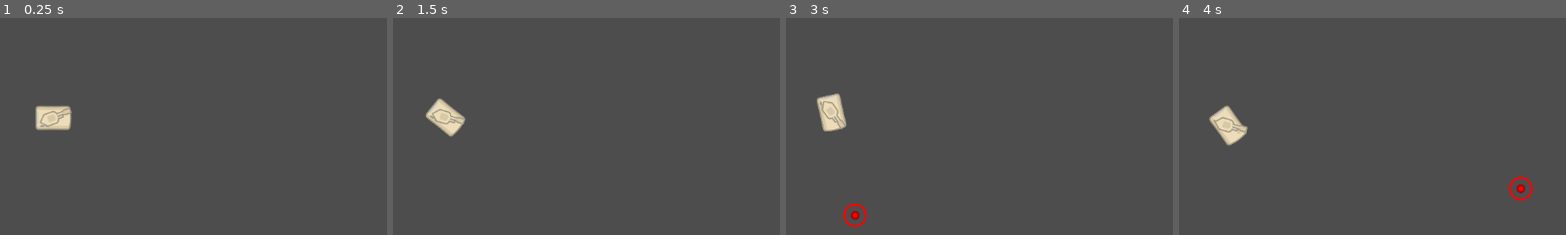
Above: before the commit, frames 1-4 (left to right).
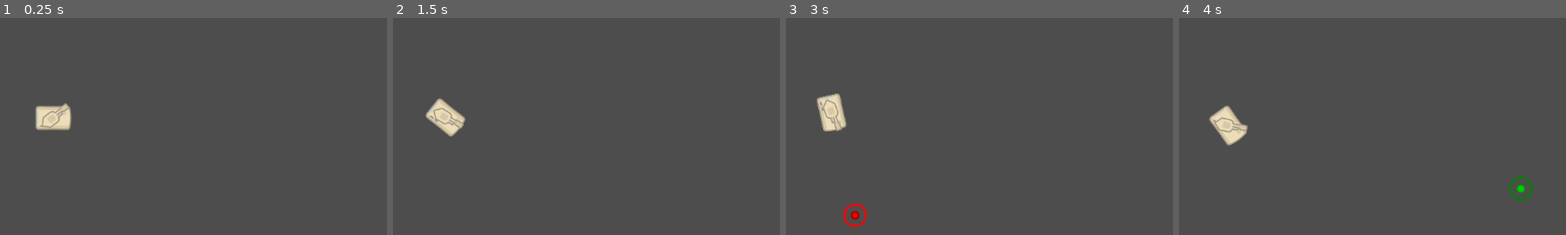
Above: after the commit, the same moments.

Repository: DStow/GodotTankGame
Game: Godot game, scene res://scenes/main.tscn
Two runs of this game, one before a commit and one after it. Both use one fixed random seed, a clock stepped at 60 frames per second and the inputs below. Before the commit the project starts from res://main.tscn.
Inputs (mouse positions are % of the whole screen's width and height, from its top left):
- Up to frame 1 (0.25 s): no input
- Up to frame 2 (1.5 s): move the mouse to (72, 45) at 0.52 s; hold D (turn_right) 0.53-1.28 s; click (72, 45) at 0.67 s; move the mouse to (30, 55) at 1.27 s; hold S (drive_reverse) from 1.28 s (still down); click (30, 55) at 1.42 s
- Up to frame 3 (3 s): move the mouse to (60, 28) at 2.02 s; release S (drive_reverse) at 2.03 s; hold D (turn_right) 2.03-2.78 s; click (60, 28) at 2.17 s; move the mouse to (45, 70) at 2.77 s; hold W (drive_forward) from 2.78 s (still down); click (45, 70) at 2.92 s
- Up to frame 4 (4 s): move the mouse to (80, 65) at 3.52 s; release W (drive_forward) at 3.53 s; hold A (turn_left) from 3.53 s (still down); click (80, 65) at 3.67 s
The pictures show only the part of the screen within x 36-86%, y 25-75%; the shares and areas given below are measured in that part.

The runs differ from the first frame. In frame 1, 0.2% of the frame differs, in the area x 10-19%, y 39-51%; in frame 2, 0.2%; in frame 3, 0.2%; in frame 4, 0.4%, in the area x 9-92%, y 45-85%.

Commit message:
Refactor

Diff:
--- a/MouseReticle.tscn
+++ /dev/null
@@ -1,11 +0,0 @@
-[gd_scene load_steps=3 format=3 uid="uid://cvmlf7jp72ixd"]
-
-[ext_resource type="Script" uid="uid://c8101yrchc1kl" path="res://mouse_reticle.gd" id="1_8havj"]
-[ext_resource type="Texture2D" uid="uid://em8lx2y17w78" path="res://towerDefense_tile273.png" id="1_wp7bx"]
-
-[node name="MouseReticle" type="Node2D"]
-script = ExtResource("1_8havj")
-
-[node name="CursorSprite" type="Sprite2D" parent="."]
-scale = Vector2(0.8, 0.8)
-texture = ExtResource("1_wp7bx")
--- a/main.tscn
+++ /dev/null
@@ -1,11 +0,0 @@
-[gd_scene load_steps=3 format=3 uid="uid://dufuj4ifrn7gt"]
-
-[ext_resource type="Script" uid="uid://dyj2ukuxx1pwi" path="res://main.gd" id="1_0xm2m"]
-[ext_resource type="PackedScene" uid="uid://ct1i8csypenl7" path="res://tank.tscn" id="1_ig7tw"]
-
-[node name="Main" type="Node2D"]
-position = Vector2(494, 309)
-scale = Vector2(0.5, 0.5)
-script = ExtResource("1_0xm2m")
-
-[node name="Tank" parent="." instance=ExtResource("1_ig7tw")]
--- a/project.godot
+++ b/project.godot
@@ -8,16 +8,20 @@
 
 config_version=5
 
+[animation]
+
+compatibility/default_parent_skeleton_in_mesh_instance_3d=true
+
 [application]
 
 config/name="TankAimer"
 run/main_scene="uid://dufuj4ifrn7gt"
-config/features=PackedStringArray("4.5", "Forward Plus")
+config/features=PackedStringArray("4.6", "Forward Plus")
 config/icon="res://icon.svg"
 
 [autoload]
 
-ProjectileManager="*res://projectile_manager.gd"
+ProjectileManager="*res://scripts/projectile_manager.gd"
 
 [input]
 
--- a/projectile.tscn
+++ /dev/null
@@ -1,11 +0,0 @@
-[gd_scene load_steps=3 format=3 uid="uid://djac4ru4lcibf"]
-
-[ext_resource type="Texture2D" uid="uid://ceor02gxx1sy" path="res://towerDefense_tile272.png" id="1_a85iw"]
-[ext_resource type="Script" uid="uid://dqiaagmajkq3i" path="res://projectile.gd" id="1_qxf0c"]
-
-[node name="Projectile" type="Node2D"]
-script = ExtResource("1_qxf0c")
-
-[node name="Sprite2D" type="Sprite2D" parent="."]
-scale = Vector2(0.15, 0.15)
-texture = ExtResource("1_a85iw")
--- /dev/null
+++ b/scenes/MouseReticle.tscn
@@ -0,0 +1,11 @@
+[gd_scene format=3 uid="uid://cvmlf7jp72ixd"]
+
+[ext_resource type="Script" uid="uid://c8101yrchc1kl" path="res://scripts/mouse_reticle.gd" id="1_8havj"]
+[ext_resource type="Texture2D" uid="uid://em8lx2y17w78" path="res://assets/towerDefense_tile273.png" id="1_wp7bx"]
+
+[node name="MouseReticle" type="Node2D"]
+script = ExtResource("1_8havj")
+
+[node name="CursorSprite" type="Sprite2D" parent="."]
+scale = Vector2(0.8, 0.8)
+texture = ExtResource("1_wp7bx")
--- /dev/null
+++ b/scenes/main.tscn
@@ -0,0 +1,11 @@
+[gd_scene format=3 uid="uid://dufuj4ifrn7gt"]
+
+[ext_resource type="Script" uid="uid://dyj2ukuxx1pwi" path="res://scripts/main.gd" id="1_0xm2m"]
+[ext_resource type="PackedScene" uid="uid://ct1i8csypenl7" path="res://scenes/tank.tscn" id="1_ig7tw"]
+
+[node name="Main" type="Node2D" unique_id=2106313151]
+position = Vector2(494, 309)
+scale = Vector2(0.5, 0.5)
+script = ExtResource("1_0xm2m")
+
+[node name="Tank" parent="." unique_id=109914610 instance=ExtResource("1_ig7tw")]
--- /dev/null
+++ b/scenes/projectile.tscn
@@ -0,0 +1,11 @@
+[gd_scene format=3 uid="uid://djac4ru4lcibf"]
+
+[ext_resource type="Texture2D" uid="uid://ceor02gxx1sy" path="res://assets/towerDefense_tile272.png" id="1_a85iw"]
+[ext_resource type="Script" uid="uid://dqiaagmajkq3i" path="res://scripts/projectile.gd" id="1_qxf0c"]
+
+[node name="Projectile" type="Node2D"]
+script = ExtResource("1_qxf0c")
+
+[node name="Sprite2D" type="Sprite2D" parent="."]
+scale = Vector2(0.15, 0.15)
+texture = ExtResource("1_a85iw")
--- /dev/null
+++ b/scenes/tank.tscn
@@ -0,0 +1,51 @@
+[gd_scene format=3 uid="uid://ct1i8csypenl7"]
+
+[ext_resource type="Texture2D" uid="uid://befhh1dsdev5u" path="res://assets/towerDefense_tile269.png" id="1_1ealj"]
+[ext_resource type="Script" uid="uid://c1umiout1fwac" path="res://scripts/tank.gd" id="1_a62es"]
+[ext_resource type="Texture2D" uid="uid://clk82h7x5biwf" path="res://assets/towerDefense_tile292.png" id="2_a62es"]
+[ext_resource type="PackedScene" uid="uid://cvmlf7jp72ixd" path="res://scenes/MouseReticle.tscn" id="5_i433e"]
+[ext_resource type="Texture2D" uid="uid://b1nau22aapg66" path="res://assets/aimingLine.png" id="5_lk6ub"]
+[ext_resource type="Script" uid="uid://po85y1opaqrj" path="res://scripts/reload_component.gd" id="6_i433e"]
+
+[sub_resource type="LabelSettings" id="LabelSettings_lk6ub"]
+font_size = 18
+font_color = Color(0.93006504, 0, 0.14252338, 1)
+
+[node name="Tank" type="Node2D" unique_id=1888823490]
+script = ExtResource("1_a62es")
+
+[node name="Body" type="Sprite2D" parent="." unique_id=1462713210]
+texture = ExtResource("1_1ealj")
+
+[node name="Turret" type="Sprite2D" parent="." unique_id=1535268289]
+texture = ExtResource("2_a62es")
+
+[node name="Laser" type="Sprite2D" parent="Turret" unique_id=1847902047]
+visible = false
+position = Vector2(2528, 5)
+rotation = 0.00029696152
+texture = ExtResource("5_lk6ub")
+
+[node name="ProjectileSpawnPosition" type="Marker2D" parent="Turret" unique_id=1135883513]
+position = Vector2(58, -4)
+
+[node name="LaserSpawnPosition" type="Marker2D" parent="Turret" unique_id=798096740]
+position = Vector2(28, 4)
+
+[node name="CanvasLayer" type="CanvasLayer" parent="." unique_id=2026076604]
+
+[node name="TimeToTarget" type="Label" parent="CanvasLayer" unique_id=170718463]
+offset_left = -24.0
+offset_top = 14.0
+offset_right = 52.0
+offset_bottom = 69.0
+text = "1.1s"
+label_settings = SubResource("LabelSettings_lk6ub")
+
+[node name="MouseReticle" parent="." unique_id=2028429335 node_paths=PackedStringArray("reload_component") instance=ExtResource("5_i433e")]
+reload_component = NodePath("../ReloadComponent")
+
+[node name="ReloadComponent" type="Node" parent="." unique_id=228194387]
+script = ExtResource("6_i433e")
+reload_time = 0.6
+metadata/_custom_type_script = "uid://po85y1opaqrj"
--- a/mouse_reticle.gd
+++ b/scripts/mouse_reticle.gd
@@ -5,15 +5,12 @@
 @export var reload_component: ReloadComponent
 @onready var cursor_sprite: Sprite2D = $CursorSprite
 
-var _reload_progress: float = 1.0 # 1 is fully loaded
 var _looking_at_target
 
-# Called when the node enters the scene tree for the first time.
 func _ready() -> void:
 	pass # Replace with function body.
 
 
-# Called every frame. 'delta' is the elapsed time since the previous frame.
 func _process(delta: float) -> void:
 	rotation = -get_parent().global_rotation
 
@@ -29,21 +26,17 @@
 
 
 func _draw() -> void:
+	var radius: float = 32.0
+	var thickness: float = 6.0
+	var segments: int = 64
 
-	var radius = 32.0
-	var thickness = 6.0
-	var segments = 64
-
-	# Background arc (dark, full circle)
 	draw_arc(Vector2.ZERO, radius, 0, TAU, segments, Color(0, 0, 0, 0.4), thickness)
 
 	if !reload_component.is_reloading():
-		var color = Color.WEB_GREEN
+		var color: Color = Color.WEB_GREEN
 		if !_looking_at_target: color = Color.RED
 		draw_arc(Vector2.ZERO, radius, 0, TAU, segments, color, thickness)
 	else:
-		# Foreground arc (bright, shows progress)
-		# Start from top (-PI/2) and sweep clockwise
-		var start_angle = -PI / 2
-		var end_angle = start_angle + (TAU * reload_component.reload_progress())
+		var start_angle: float = -PI / 2
+		var end_angle: float = start_angle + (TAU * reload_component.reload_progress())
 		draw_arc(Vector2.ZERO, radius, start_angle, end_angle, segments, Color.RED, thickness)
--- a/reload_component.gd
+++ b/scripts/reload_component.gd
@@ -27,5 +27,4 @@
 func reload_progress() -> float:
 	var left = reload_time - _remaining_reload_time
 	var result = (left / reload_time)
-	print(result)
 	return result
--- a/tank.gd
+++ b/scripts/tank.gd
@@ -1,7 +1,7 @@
 extends Node2D
 
 @export var turn_speed: float = 0.9
-@export var turret_rotation_speed: float = 1.4
+@export var turret_rotation_speed: float = 2.6
 
 var forward_velocity = 0
 var acceleration = 100
--- a/tank.tscn
+++ /dev/null
@@ -1,51 +0,0 @@
-[gd_scene load_steps=8 format=3 uid="uid://ct1i8csypenl7"]
-
-[ext_resource type="Texture2D" uid="uid://befhh1dsdev5u" path="res://towerDefense_tile269.png" id="1_1ealj"]
-[ext_resource type="Script" uid="uid://c1umiout1fwac" path="res://tank.gd" id="1_a62es"]
-[ext_resource type="Texture2D" uid="uid://clk82h7x5biwf" path="res://towerDefense_tile292.png" id="2_a62es"]
-[ext_resource type="PackedScene" uid="uid://cvmlf7jp72ixd" path="res://MouseReticle.tscn" id="5_i433e"]
-[ext_resource type="Texture2D" uid="uid://b1nau22aapg66" path="res://aimingLine.png" id="5_lk6ub"]
-[ext_resource type="Script" uid="uid://po85y1opaqrj" path="res://reload_component.gd" id="6_i433e"]
-
-[sub_resource type="LabelSettings" id="LabelSettings_lk6ub"]
-font_size = 18
-font_color = Color(0.93006504, 0, 0.14252338, 1)
-
-[node name="Tank" type="Node2D"]
-script = ExtResource("1_a62es")
-
-[node name="Body" type="Sprite2D" parent="."]
-texture = ExtResource("1_1ealj")
-
-[node name="Turret" type="Sprite2D" parent="."]
-texture = ExtResource("2_a62es")
-
-[node name="Laser" type="Sprite2D" parent="Turret"]
-visible = false
-position = Vector2(2528, 5)
-rotation = 0.00029696152
-texture = ExtResource("5_lk6ub")
-
-[node name="ProjectileSpawnPosition" type="Marker2D" parent="Turret"]
-position = Vector2(58, -4)
-
-[node name="LaserSpawnPosition" type="Marker2D" parent="Turret"]
-position = Vector2(28, 4)
-
-[node name="CanvasLayer" type="CanvasLayer" parent="."]
-
-[node name="TimeToTarget" type="Label" parent="CanvasLayer"]
-offset_left = -24.0
-offset_top = 14.0
-offset_right = 52.0
-offset_bottom = 69.0
-text = "1.1s"
-label_settings = SubResource("LabelSettings_lk6ub")
-
-[node name="MouseReticle" parent="." node_paths=PackedStringArray("reload_component") instance=ExtResource("5_i433e")]
-reload_component = NodePath("../ReloadComponent")
-
-[node name="ReloadComponent" type="Node" parent="."]
-script = ExtResource("6_i433e")
-reload_time = 0.6
-metadata/_custom_type_script = "uid://po85y1opaqrj"
Renamed: aimingLine.png -> assets/aimingLine.png
Not shown, changed: assets/aimingLine.png.import
Renamed: towerDefense_tile269.png -> assets/towerDefense_tile269.png
Not shown, changed: assets/towerDefense_tile269.png.import
Renamed: towerDefense_tile272.png -> assets/towerDefense_tile272.png
Not shown, changed: assets/towerDefense_tile272.png.import
Renamed: towerDefense_tile273.png -> assets/towerDefense_tile273.png
Not shown, changed: assets/towerDefense_tile273.png.import
Renamed: towerDefense_tile292.png -> assets/towerDefense_tile292.png
Not shown, changed: assets/towerDefense_tile292.png.import
Renamed: main.gd -> scripts/main.gd
Renamed: main.gd.uid -> scripts/main.gd.uid
(and 7 more such lines)
